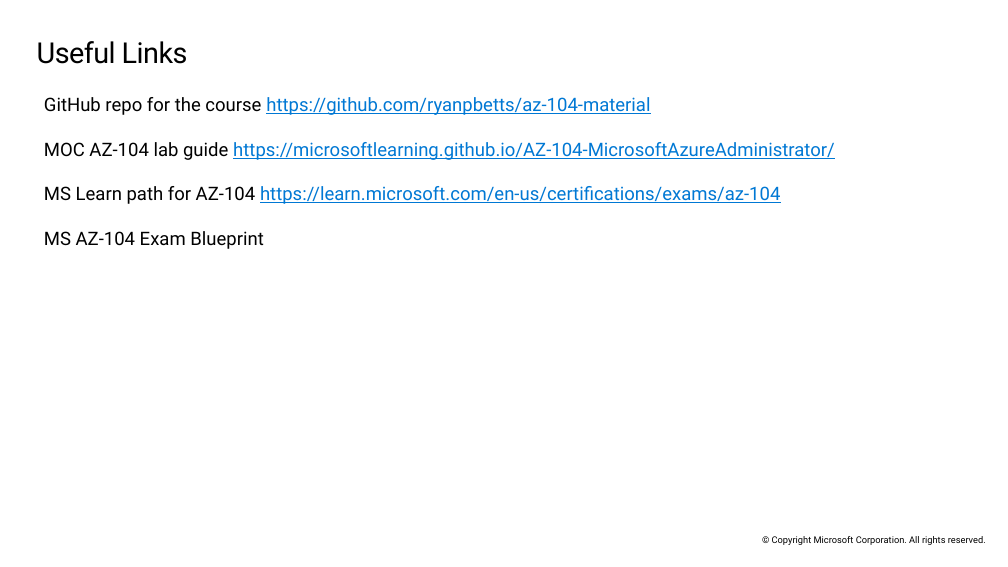
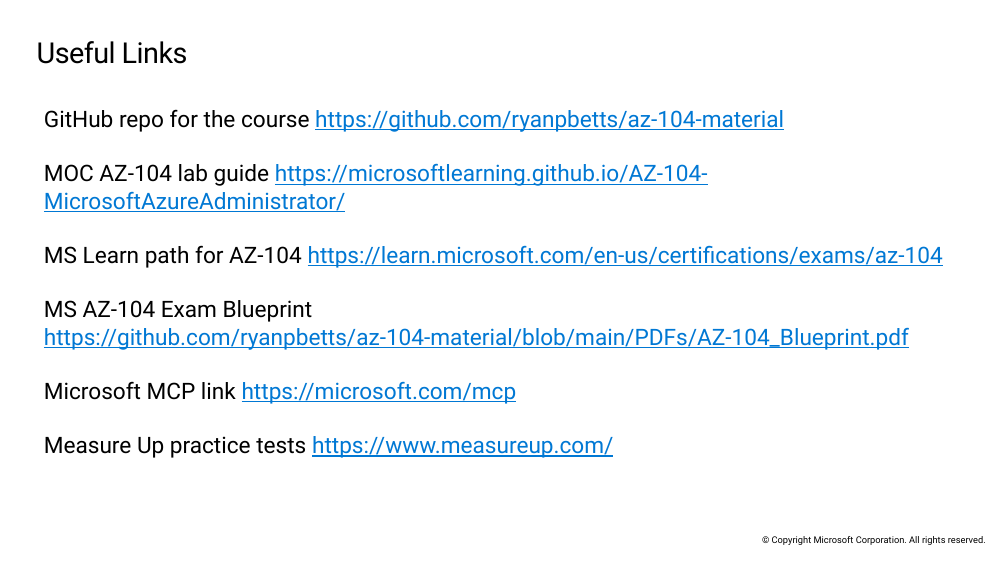
Before and after one commit to ryanpbetts/az-104-material, a slide deck: slide 14 of Slides/AZ-104T00A-ENU-PowerPoint_00 - done.pptx. Drawn at 1008x567 pixels with LibreOffice and Linux fonts; fonts in the diff are those of the drawing. Boxes give left, top, right and bottom in pixels: in the first picture for what was removed or moved away, otherwise in the second. Text is boxed around its words. In the diff, an @@ line names an element or a change of style, - is before the commit and + after.

```diff
--- a/Slides/AZ-104T00A-ENU-PowerPoint_00 - done.pptx
+++ b/Slides/AZ-104T00A-ENU-PowerPoint_00 - done.pptx
@@ text "GitHub repo for the course ...": place and size @@
-text "GitHub repo for the course ..." at (44, 97, 835, 249)
+text "GitHub repo for the course ..." at (44, 109, 943, 458)
@@ text at (44, 109, 943, 268): size 18 to 22 pt in "GitHub repo for the course https://github.com/ryanpbetts/az- ...", "MOC AZ-104 lab guide https://microsoftlearning.github.io/AZ- ...", "MS Learn path for AZ-104 https://learn.microsoft.com/en-us/c ..." @@
@@ text at (44, 300, 909, 458): text changed; size 18 to 22 pt; text colour #000000 to #0078D4 @@
-MS AZ-104 Exam Blueprint
+MS AZ-104 Exam Blueprint https://github.com/ryanpbetts/az-104-material/blob/main/PDFs/AZ-104_Blueprint.pdf
+Microsoft MCP link https://microsoft.com/mcp
+Measure Up practice tests https://www.measureup.com/
```
